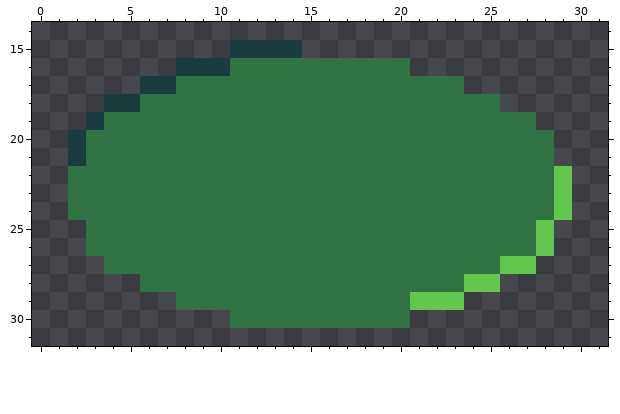
Edited in one commit: pixel-art file (assets/graphics/gate.aseprite). Above is the file before it was changed.
32x32 pixels, 1 frame. Shown: x 0..31, y 14..31.
After:
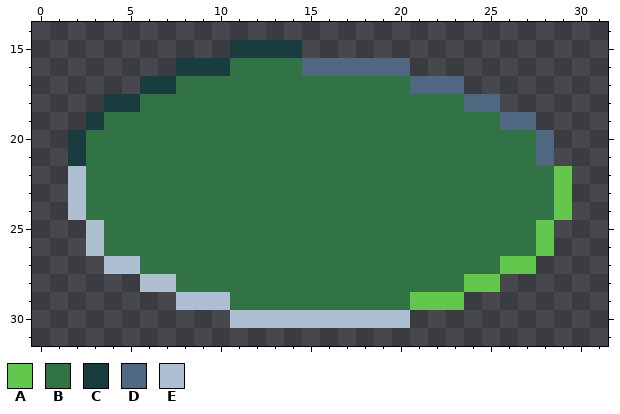
Palette (. is transparent): A #63c64d  B #327345  C #193d3f  D #4f6781  E #afbfd2
Diff:
y 16: x 15..20 BBBBBB -> DDDDDD
y 17: x 21..23 BBB -> DDD
y 18: x 24..25 BB -> DD
y 19: x 26..27 BB -> DD
y 20..21: x 28 B -> D
y 22..24: x 2 B -> E
y 25..26: x 3 B -> E
y 27: x 4..5 BB -> EE
y 28: x 6..7 BB -> EE
y 29: x 8..10 BBB -> EEE
y 30: x 11..20 BBBBBBBBBB -> EEEEEEEEEE
